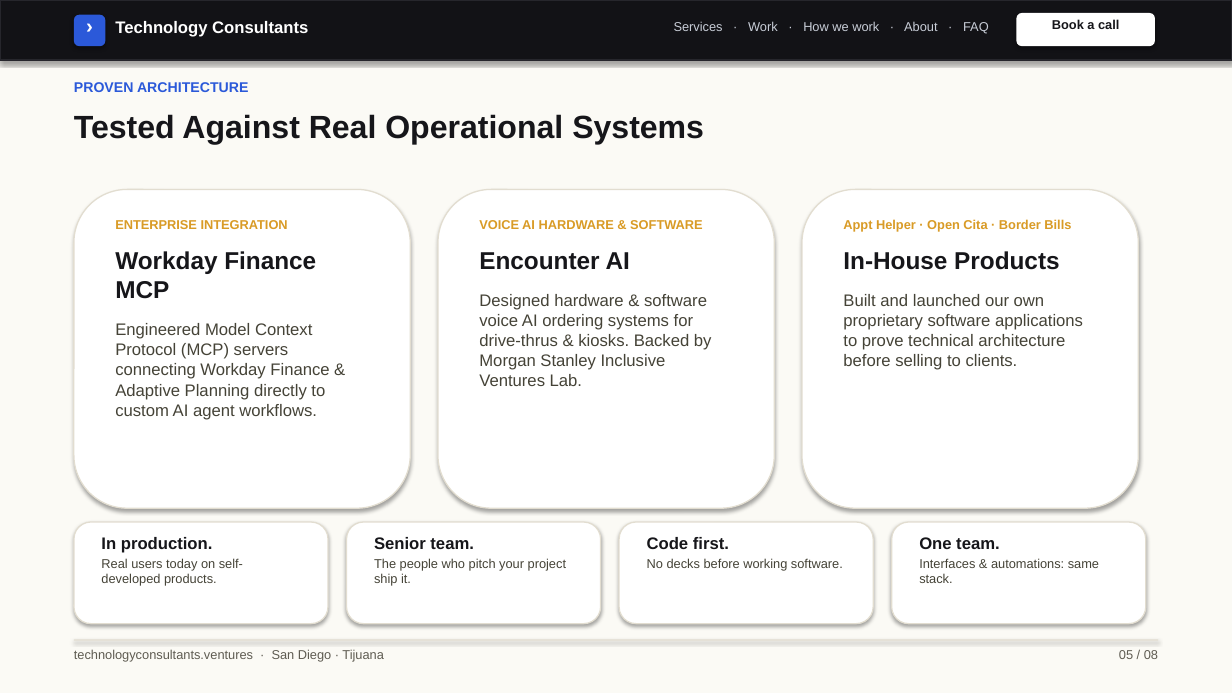
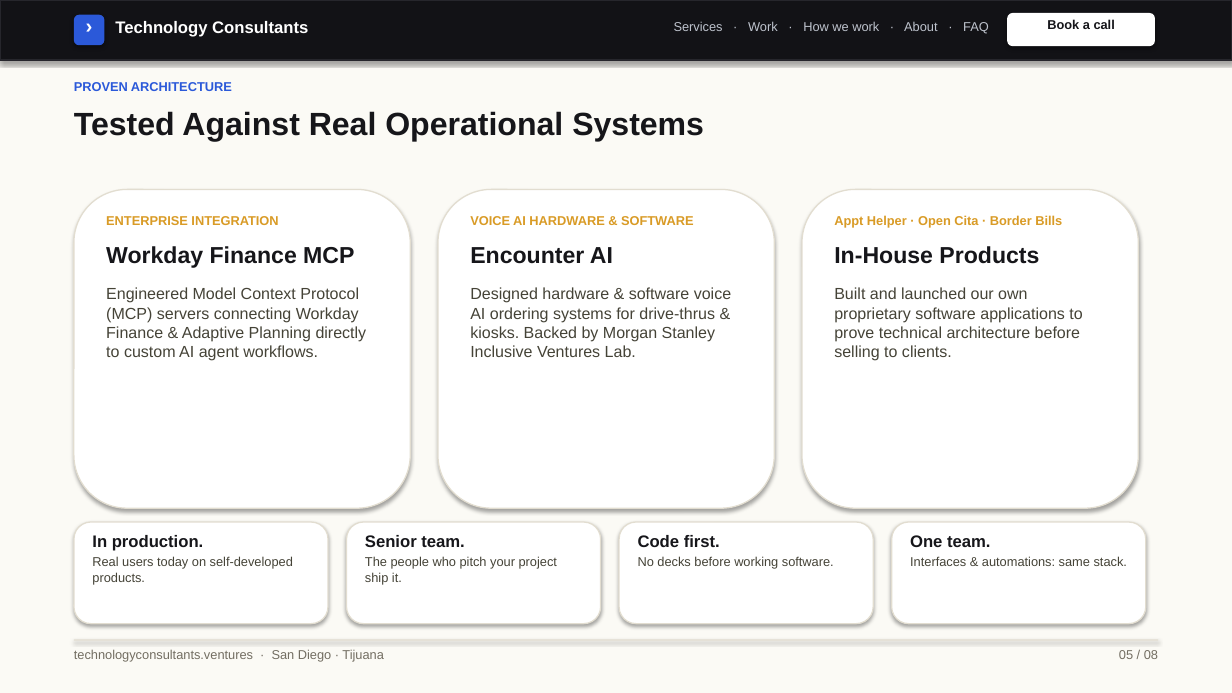
Before and after one commit to rguido198/TechnologyConsultantsVentures, a slide deck: slide 5 of Technology_Consultants_Who_to_Send_My_Way.pptx. Drawn at 1232x693 pixels with LibreOffice and Linux fonts; fonts in the diff are those of the drawing. Boxes give left, top, right and bottom in pixels: in the first picture for what was removed or moved away, otherwise in the second. Text is boxed around its words. In the diff, an @@ line names an element or a change of style, - is before the commit and + after.

Commit message:
Enhance PowerPoint decks with split 2-column hero layout, zero-margin text frames, and polished visual hierarchy

```diff
--- a/Technology_Consultants_Who_to_Send_My_Way.pptx
+++ b/Technology_Consultants_Who_to_Send_My_Way.pptx
@@ text "Services · Work · How ..." at <box>674,21,989,34</box>: text colour #C8CDD7 to #BEC3CD @@
@@ text "Book a call": place and size @@
-text "Book a call" at <box>1052,19,1119,29</box>
+text "Book a call" at <box>1047,19,1115,29</box>
@@ rounded rectangle: place and size @@
-rounded rectangle at <box>1017,13,1155,46</box>
+rounded rectangle at <box>1007,13,1155,46</box>
@@ text "PROVEN ARCHITECTURE" at <box>74,82,232,91</box>: size 11 to 10 pt @@
@@ text at <box>106,246,367,361</box>: size 19 to 18 pt in "Workday Finance MCP"; size 13 to 12.5 pt in "Engineered Model Context Protocol (MCP) servers connecting ..." @@
@@ text at <box>470,247,731,357</box>: size 19 to 18 pt in "Encounter AI"; size 13 to 12.5 pt in "Designed hardware & software voice AI ordering ..." @@
@@ text at <box>834,246,1082,361</box>: size 19 to 18 pt in "In-House Products"; size 13 to 12.5 pt in "Built and launched our own proprietary software ..." @@
@@ text "In production." rewrapped from <box>101,537,243,586</box> to <box>92,535,293,585</box> @@
@@ text "Senior team.": place and size @@
-text "Senior team." at <box>374,537,566,586</box>
+text "Senior team." at <box>365,535,557,585</box>
@@ text "Code first.": place and size @@
-text "Code first." at <box>647,537,843,571</box>
+text "Code first." at <box>638,535,834,569</box>
@@ text "One team." rewrapped from <box>919,537,1099,583</box> to <box>910,535,1127,566</box> @@
@@ text "technologyconsultants.ventures · San Diego · ..." at <box>74,649,384,662</box>: text colour #5F5C52 to #736E62 @@
@@ text "05 / 08" at <box>1119,650,1158,659</box>: text colour #5F5C52 to #736E62 @@
```
Also in this commit, not shown: 7 other slides changed, 1 other file.
